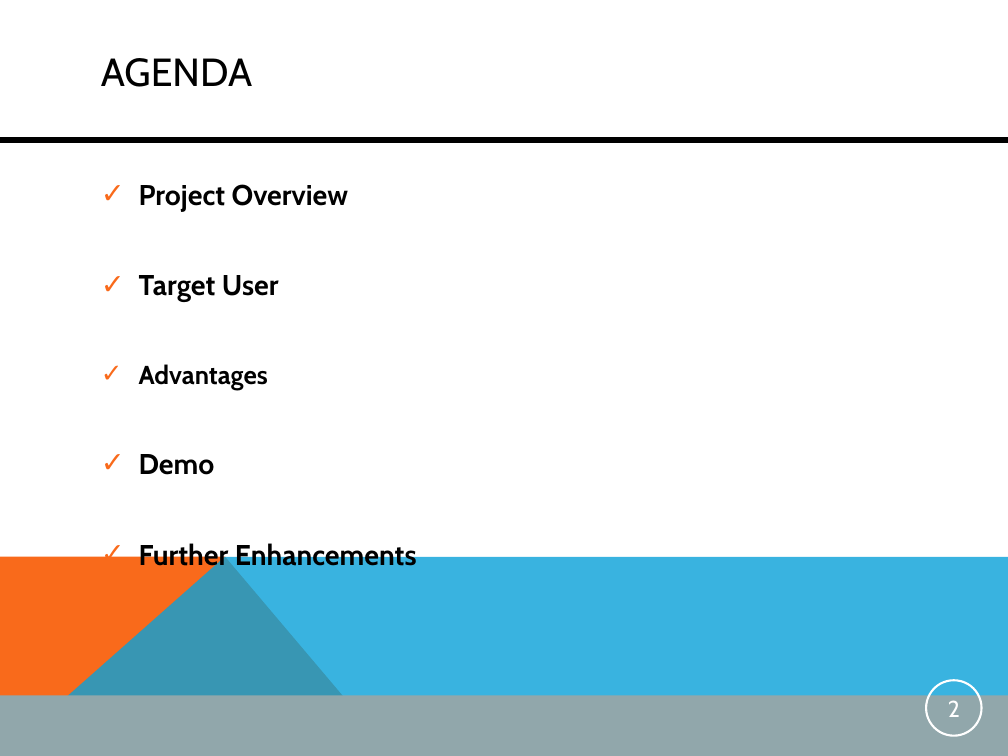
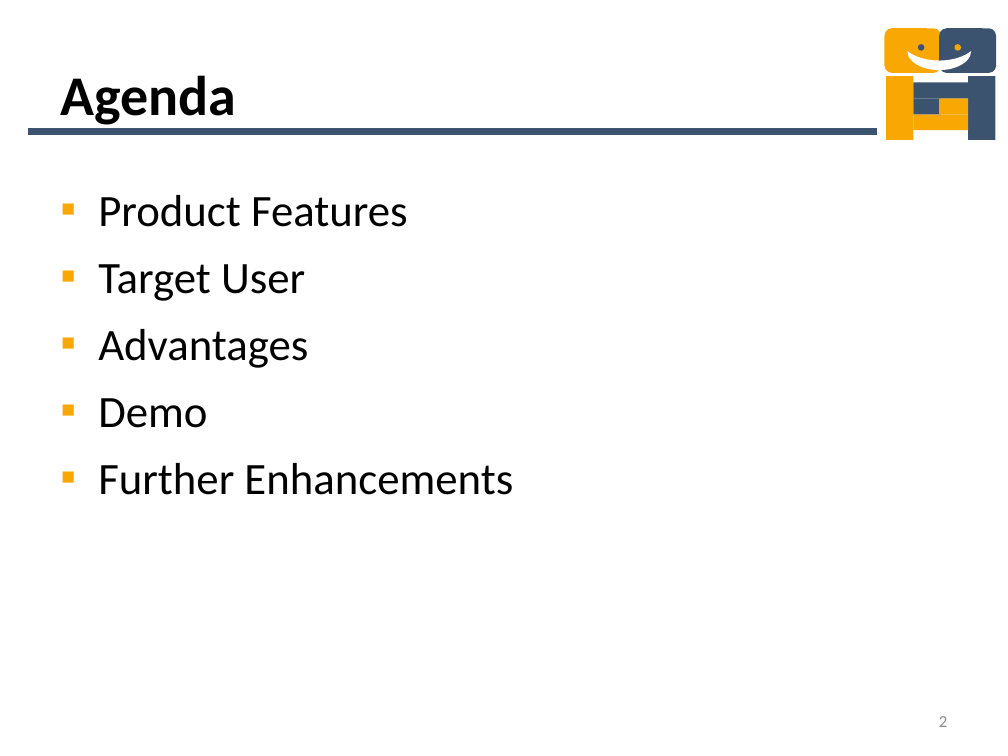
Before and after one commit to mdger/UGNM_Instantmessaging, a slide deck: slide 2 of UGNM_Instantmessaging/doc/PresentationIM.pptx. Drawn at 1008x756 pixels with LibreOffice and Linux fonts; fonts in the diff are those of the drawing. Boxes give left, top, right and bottom in pixels: in the first picture for what was removed or moved away, otherwise in the second. Text is boxed around its words. In the diff, an @@ line names an element or a change of style, - is before the commit and + after.

```diff
--- a/UGNM_Instantmessaging/doc/PresentationIM.pptx
+++ b/UGNM_Instantmessaging/doc/PresentationIM.pptx
@@ group added at [885, 28, 996, 139]: 6 rectangles, 2 rounded rectangles, 2 ellipses, 1 moon @@
@@ title at [60, 75, 236, 125]: text changed; size 28 to 40 pt; font Cabin to Calibri; bold on @@
-AGENDA
+Agenda
@@ line moved from (0, 140) - (1008, 140) to (28, 132) - (877, 132) @@
@@ line (28, 132) - (877, 132): stroke #000000 4 pt to #3C536F 5 pt @@
@@ text "Product Features": place and size @@
-text "Product Features" at [139, 184, 417, 572]
+text "Product Features" at [98, 195, 513, 495]
@@ text at [98, 195, 408, 227]: text changed; size 20.4 to 32 pt; font Cabin to Calibri; bold off @@
-✓ Project Overview
+▪ Product Features
@@ text at [98, 264, 513, 495]: size 20.4 to 32 pt in "Target User", "Demo", "Further Enhancements"; font Cabin to Calibri, bold off in "Target User", "Advantages", "Demo", "Further Enhancements"; size 18.5 to 32 pt in "Advantages"; bullet ✓ to ▪; more space between paragraphs; bullet colour #F96A1B to #F9A703 @@
@@ freeform shape removed at [0, 556, 394, 756] @@
@@ freeform shape removed at [0, 556, 1008, 756] @@
@@ rectangle removed at [0, 696, 1008, 756] @@
@@ page number: place and size @@
-page number at [926, 680, 982, 736]
+page number at [939, 716, 947, 727]
@@ page number at [939, 716, 947, 727]: size 16.5 to 12 pt, font Cabin to Calibri, text colour #FFFFFF to #8C8C8C; alignment centre to right; outline #FFFFFF 1.5 pt to none @@
```
Also in this commit, not shown: 5 other slides changed, 1 slide added, 1 slide removed, 1 other file.
